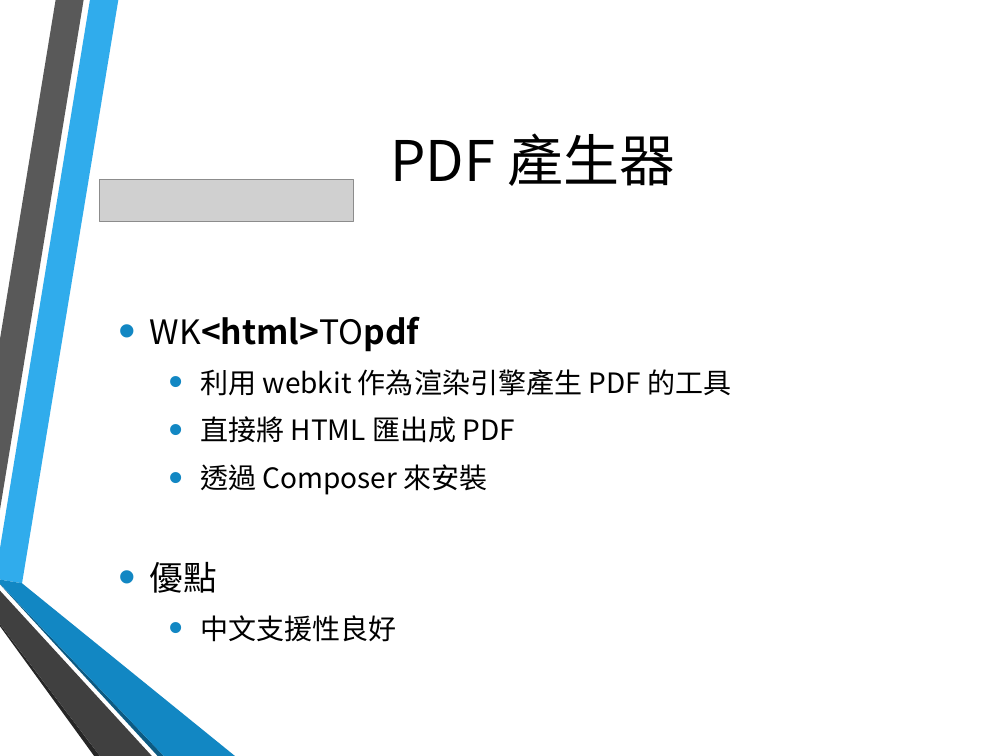
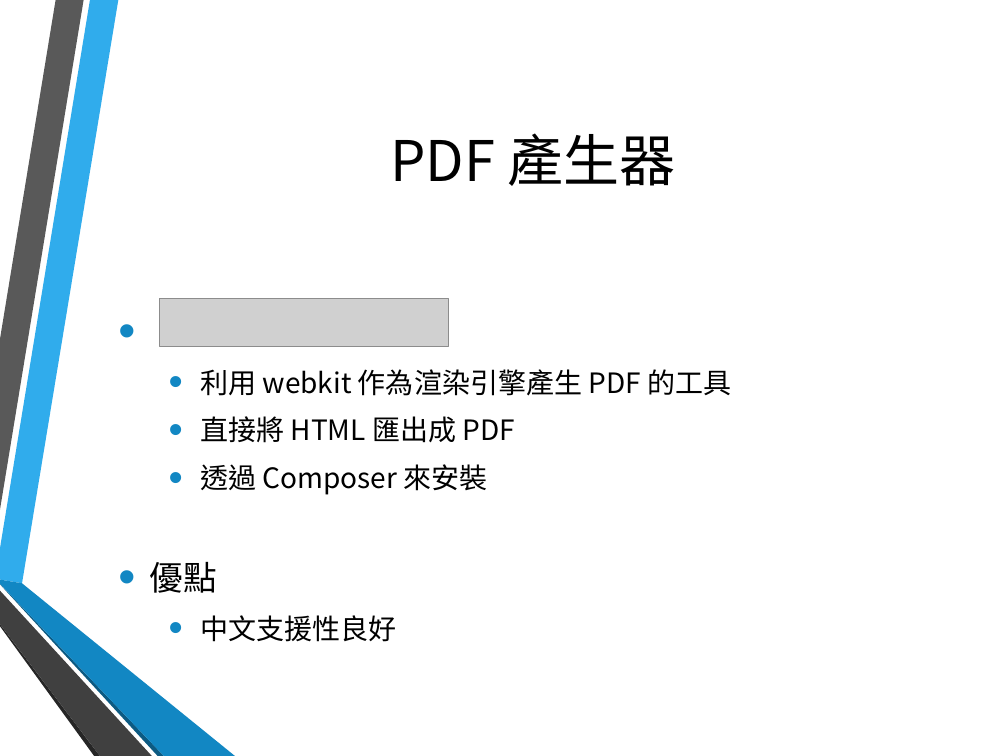
Before and after one commit to hsinewu/pia, a slide deck: slide 39 of Presentation/報告投影片.pptx (slide 38 before the commit). Drawn at 1008x756 pixels with LibreOffice and Linux fonts; fonts in the diff are those of the drawing; grey boxes stand for pictures; background and template pictures are left out. Boxes give left, top, right and bottom in pixels: in the first picture for what was removed or moved away, otherwise in the second. Text is boxed around its words. In the diff, an @@ line names an element or a change of style, - is before the commit and + after.

```diff
--- a/Presentation/報告投影片.pptx
+++ b/Presentation/報告投影片.pptx
@@ picture: place and size @@
-picture at bbox=[99, 179, 353, 222]
+picture at bbox=[160, 298, 449, 346]
@@ text at bbox=[150, 316, 419, 352]: paragraph removed @@
-• WK<html>TOpdf
```
Also in this commit, not shown: 3 other slides changed, 3 slides added, 2 slides removed.
